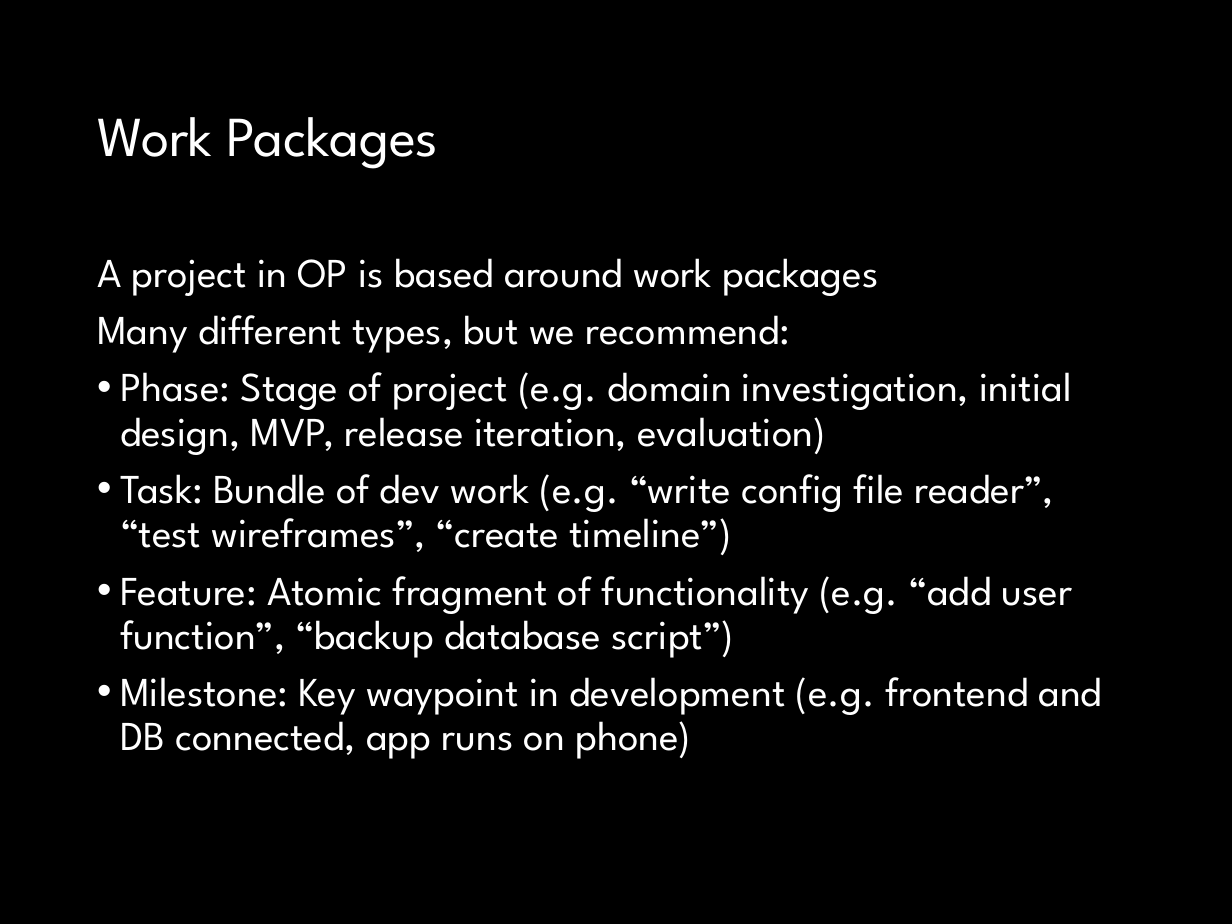
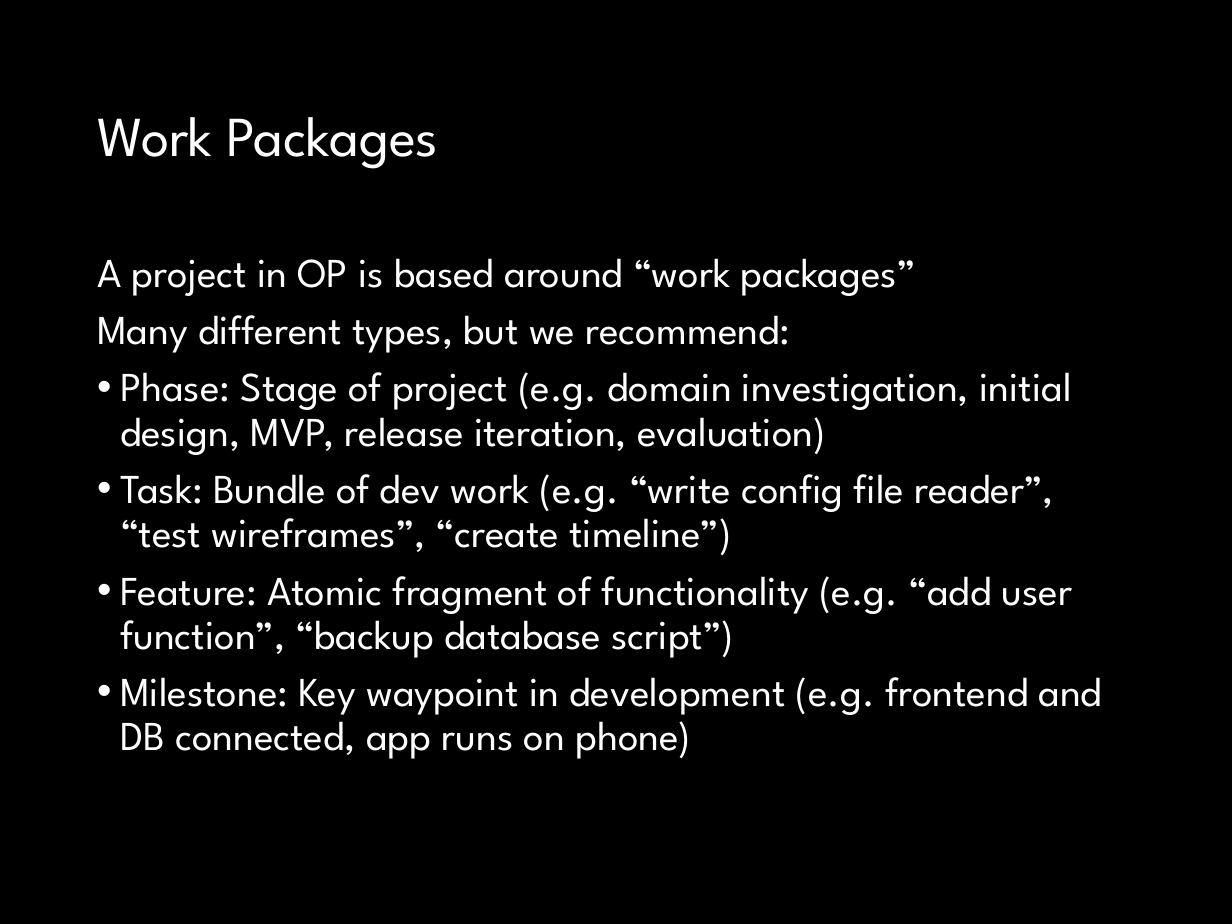
Before and after one commit to fossabot/SPE2018, a slide deck: slide 6 of Lecture Slides/02 Open Project.pptx. Drawn at 1232x924 pixels with LibreOffice and Linux fonts; fonts in the diff are those of the drawing. Boxes give left, top, right and bottom in pixels: in the first picture for what was removed or moved away, otherwise in the second. Text is boxed around its words. In the diff, an @@ line names an element or a change of style, - is before the commit and + after.

Commit message:
Updated 02 Open Project

```diff
--- a/Lecture Slides/02 Open Project.pptx
+++ b/Lecture Slides/02 Open Project.pptx
@@ text at <box>97,258,916,296</box>: text changed @@
-A project in OP is based around work packages
+A project in OP is based around “work packages”
```
Also in this commit, not shown: 9 other slides changed, 3 slides added, 1 slide removed.
